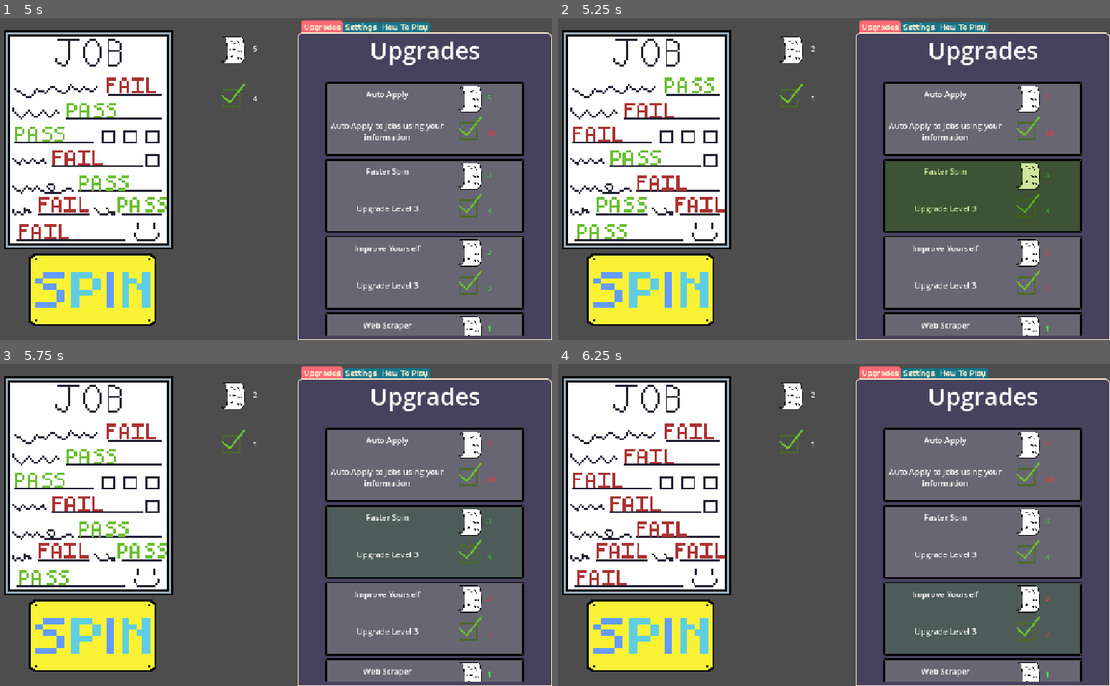
Above: before the commit, frames 1-4 (two rows, left to right).
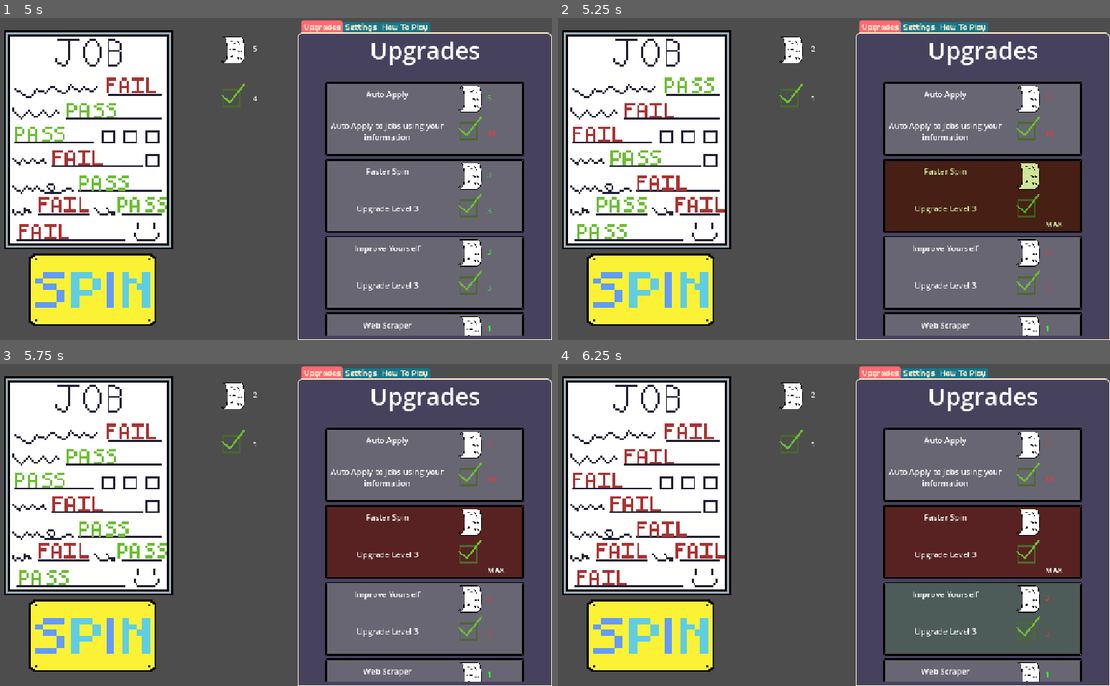
Above: after the commit, the same moments.

Repository: OrangePainting/in-this-economy
Game: Godot game, scene res://Scenes/main.tscn
Same seed, same stepped clock (60 frames per second), same inputs: the game is played once before the commit and once after it.
Inputs (mouse positions are in pixels of both pictures, inside the frame that each line leads up to):
- Up to frame 1 (5 s): click (430, 195) at 0.52 s; click (430, 195) at 1.27 s; click (430, 272) at 2.02 s; click (430, 272) at 2.77 s; click (430, 117) at 3.5 s; click (93, 288) at 4.25 s
- Up to frame 2 (5.25 s): click (988, 195) at 5.02 s
- Up to frame 3 (5.75 s): no input
- Up to frame 4 (6.25 s): click (988, 618) at 5.77 s

Frame 1 is identical in both runs. In frame 2, 7.2% of the frame differs, in the area x 58-95%, y 43-67%; in frame 3, 7.3%; in frame 4, 7.3%.
Error before the commit: Invalid access of index '3' on a base object of type: 'Array[String]'. (res://Scripts/upgrade_template.gd:34)

Commit message:
Upgrade Max Buy bug fixed
Krish Konda
13:46 06/21/26

Problem fixed with buying the max level for an upgrade. Also added max label to show that the upgrade has reached max level.

Diff:
--- a/Scripts/Autoloads/global_data.gd
+++ b/Scripts/Autoloads/global_data.gd
@@ -8,7 +8,7 @@
 var pass_chance: float = 0.05
 var auto_apply_time: float = 2.0
 var auto_apply_pass_chance: float = 0.01
-var upgrades_bought: Dictionary # key = upgrade_id, value = highest level bought
+var upgrades_bought: Dictionary[UpgradeInfo, int] # key = upgrade, value = highest level bought
 
 var tree = {
 		"Auto Apply": {
@@ -68,8 +68,20 @@
 	if experience < upgrade.exp_costs[level]: return false
 	return true
 
-func buy_upgrade(upgrade: UpgradeInfo, level: int):
+func buy_upgrade(upgrade: UpgradeInfo, level: int) -> void:
 	total_apps -= upgrade.app_costs[level]
 	experience -= upgrade.exp_costs[level]
-	upgrades_bought[upgrade.id] = level # level = highest level bought
-	print(upgrades_bought)
+	upgrades_bought[upgrade] = level # level = highest level bought
+
+	apply_upgrades() # reload all the upgrade effects to update with newly bought upgrade
+	# it might be better to put this in _process(delta) but idk
+
+func apply_upgrades() -> void:
+	for upgrade in upgrades_bought:
+		var highest_level_bought = upgrades_bought[upgrade]
+		if not upgrade: continue
+		for effect in upgrade.effects:
+			apply_effect(effect, highest_level_bought)
+
+func apply_effect(effect, level) -> void:
+	print("Applied Effect: " + effect)
--- a/Scripts/upgrade_template.gd
+++ b/Scripts/upgrade_template.gd
@@ -22,7 +22,12 @@
 		t.tween_property(self, "modulate", Color.RED, 0.1)
 		t.tween_property(self, "modulate", Color.WHITE, 0.3)
 
+func is_maxed() -> bool:
+	return next_upgrade_level > len(upgrade.app_costs) or next_upgrade_level > len(upgrade.exp_costs)
+
 func can_buy_next_level() -> bool:
+	if is_maxed(): return false
+
 	if GlobalData.total_apps < upgrade.app_costs[next_upgrade_level - 1]:
 		return false
 	if GlobalData.experience < upgrade.exp_costs[next_upgrade_level - 1]:
@@ -31,16 +36,18 @@
 
 func update_labels_and_button():
 	name_label.text = upgrade.display_name
+	if is_maxed():
+		self.disabled = true
+		max_label.text = "MAX"
+		app_cost_label.text = ""
+		exp_cost_label.text = ""
+		desc_label.text = upgrade.descriptions[len(upgrade.descriptions) - 1]
+		return
+	max_label.text = ""
+	self.disabled = false
 	desc_label.text = upgrade.descriptions[next_upgrade_level - 1]
 	app_cost_label.text = "%d" % upgrade.app_costs[next_upgrade_level - 1]
 	exp_cost_label.text = "%d" % upgrade.exp_costs[next_upgrade_level - 1]
-
-	if next_upgrade_level > len(upgrade.app_costs) or next_upgrade_level > len(upgrade.exp_costs):
-		self.disabled = true
-		max_label.text = "MAX"
-	else:
-		self.disabled = false
-		max_label.text = ""
 
 func setup(upgrade_info: UpgradeInfo) -> void:
 	upgrade = upgrade_info
@@ -52,6 +59,7 @@
 
 # Called every frame. 'delta' is the elapsed time since the previous frame.
 func _process(delta: float) -> void:
+	if is_maxed(): return
 	if GlobalData.total_apps < upgrade.app_costs[next_upgrade_level - 1]:
 		app_cost_label.set_modulate(Color(1.0, 0.2, 0.2, 1.0))
 	else:
